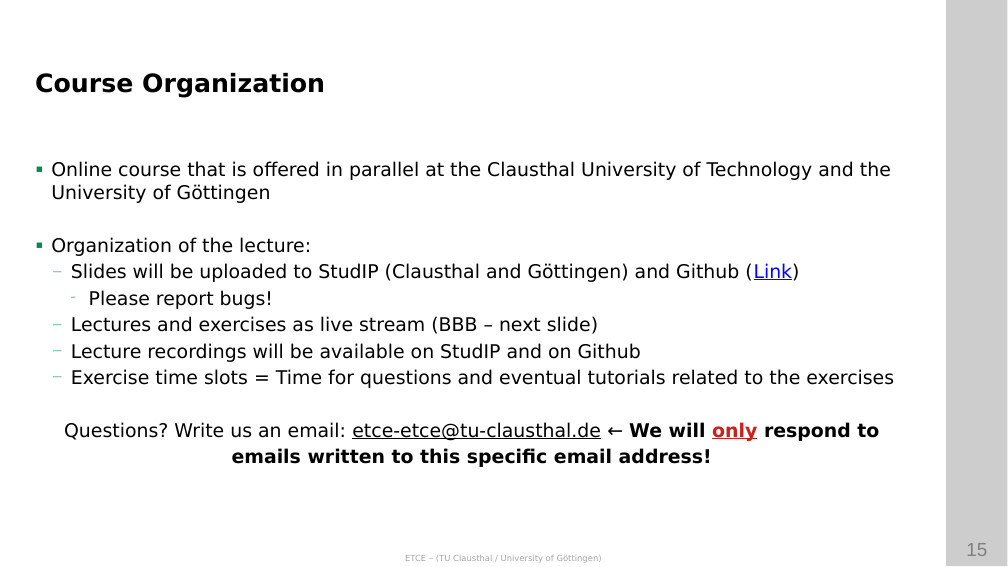
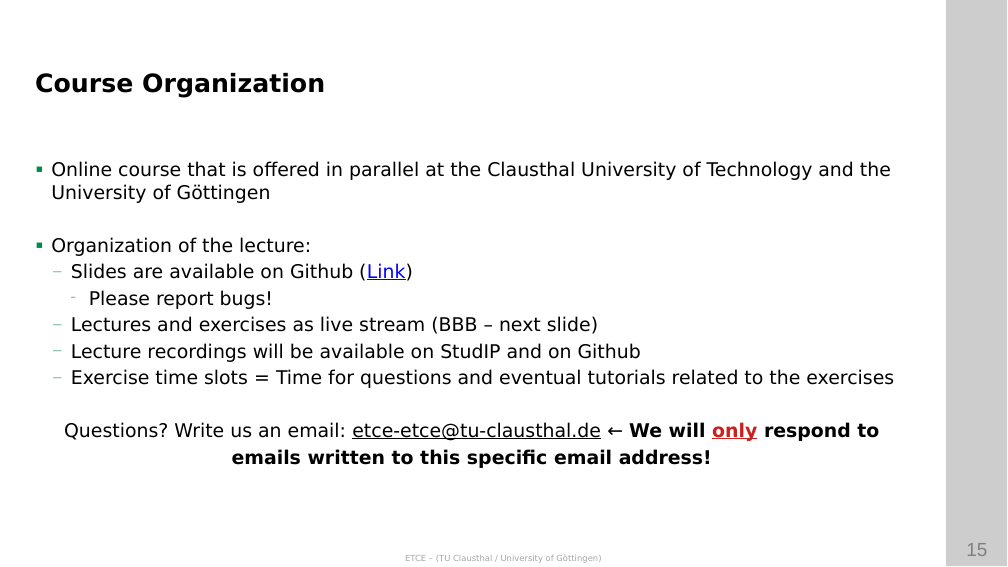
Before and after one commit to ETCE-LAB/teaching-material, a slide deck: slide 15 of Emerging-Technologies-for-the-Circular-Economy/ETCE-L00-Organization.pptx. Drawn at 1008x567 pixels with LibreOffice and Linux fonts; fonts in the diff are those of the drawing; background and template pictures are left out. Boxes give left, top, right and bottom in pixels: in the first picture for what was removed or moved away, otherwise in the second. Text is boxed around its words. In the diff, an @@ line names an element or a change of style, - is before the commit and + after.

```diff
--- a/Emerging-Technologies-for-the-Circular-Economy/ETCE-L00-Organization.pptx
+++ b/Emerging-Technologies-for-the-Circular-Economy/ETCE-L00-Organization.pptx
@@ text at (71, 263, 413, 281): text changed @@
-  — Slides will be uploaded to StudIP (Clausthal and Göttingen) and Github (Link)
+  — Slides are available on Github (Link)
```
Also in this commit, not shown: 7 other files.
